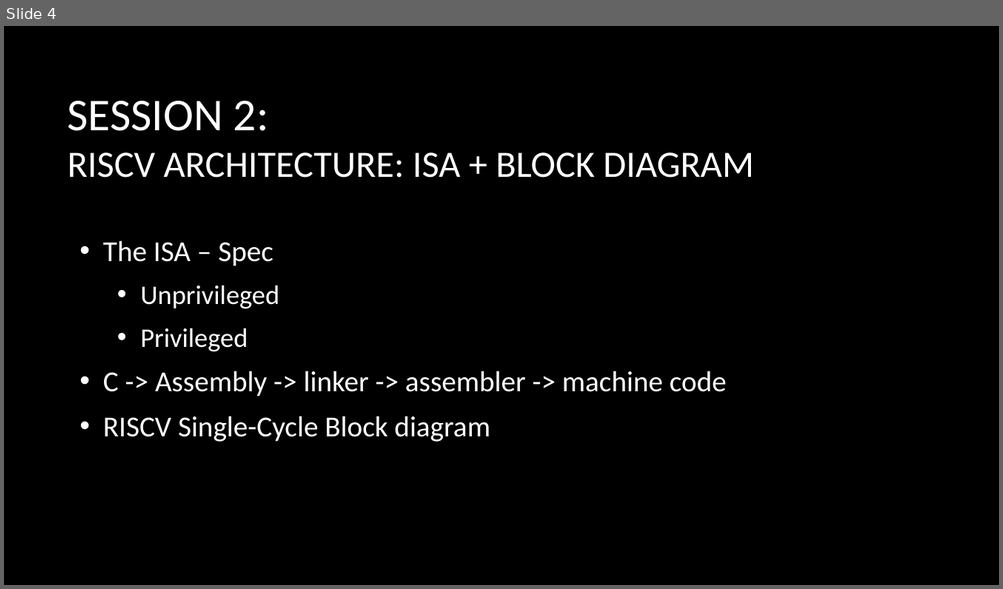
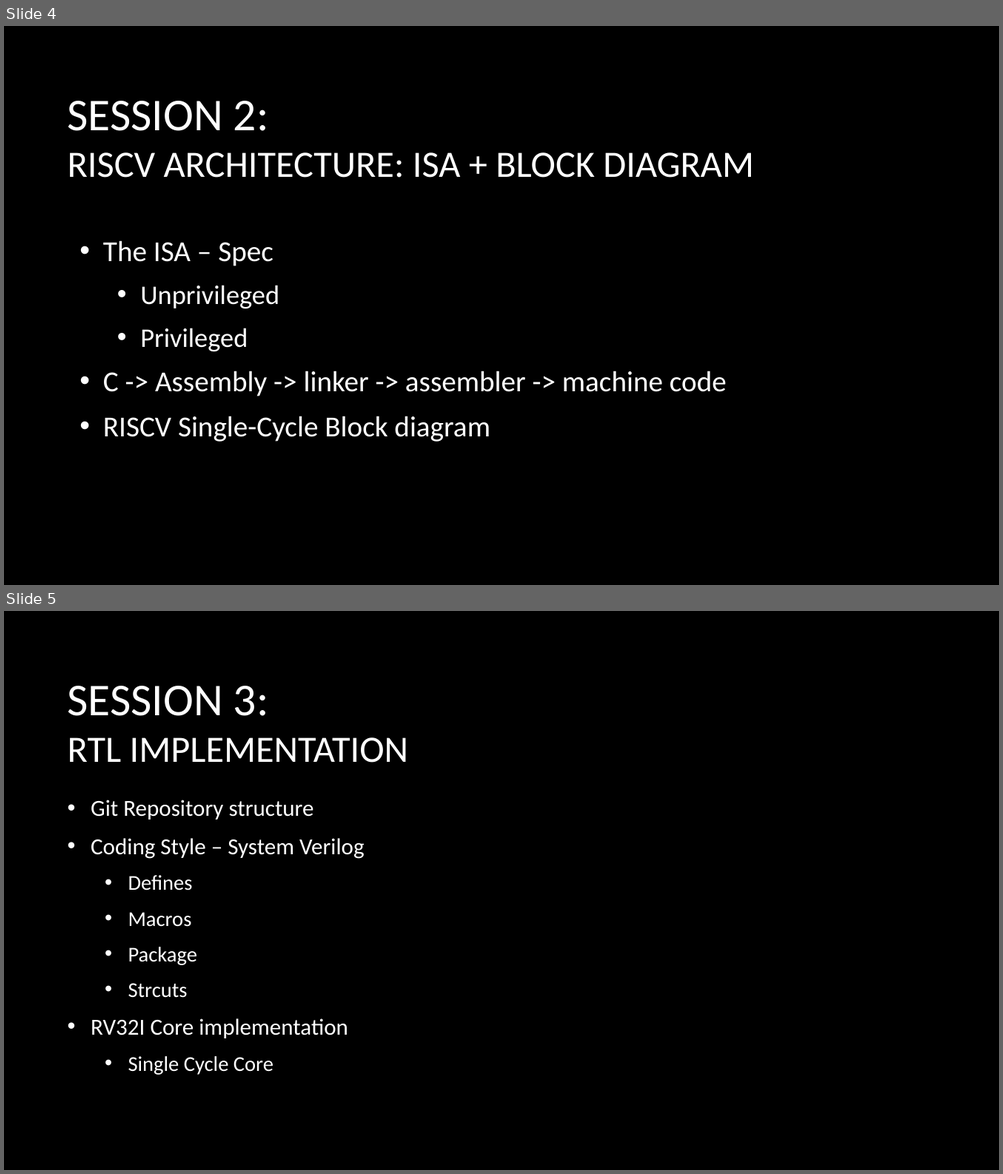
Before and after one commit to FPGA-MAFIA/fpga_mafia, a slide deck: doc/מפגש 1.pptx. Shown one above the other, each under a label of ours: slide 4 before the commit, slides 4 and 5 after it. The pictures are 1003x589 and 1003x1174 pixels, drawn with LibreOffice and Linux fonts; fonts in the diff are those of the drawing; background and template pictures are left out. Boxes give left, top, right and bottom in pixels: in the first picture for what was removed or moved away, otherwise in the second. Text is boxed around its words. In the diff, an @@ line names an element or a change of style, - is before the commit and + after.

Commit message:
Session 3, Design SystemVerilog RISCV Core

```diff
--- a/doc/מפגש 1.pptx
+++ b/doc/מפגש 1.pptx
@@ slide 5 added at [4, 611, 999, 1170], background picture (left out) @@
@@ title added at [68, 686, 409, 763], 36 pt, text #FFFFFF @@
+SESSION 3:
+RTL IMPLEMENTATION
@@ text added at [91, 800, 364, 1075], 22.2 pt, text #FFFFFF @@
+• Git Repository structure
+• Coding Style – System Verilog
+  • Defines
+  • Macros
+  • Package
+  • Strcuts
+• RV32I Core implementation
+  • Single Cycle Core
```
Also in this commit, not shown: 6 other files.
